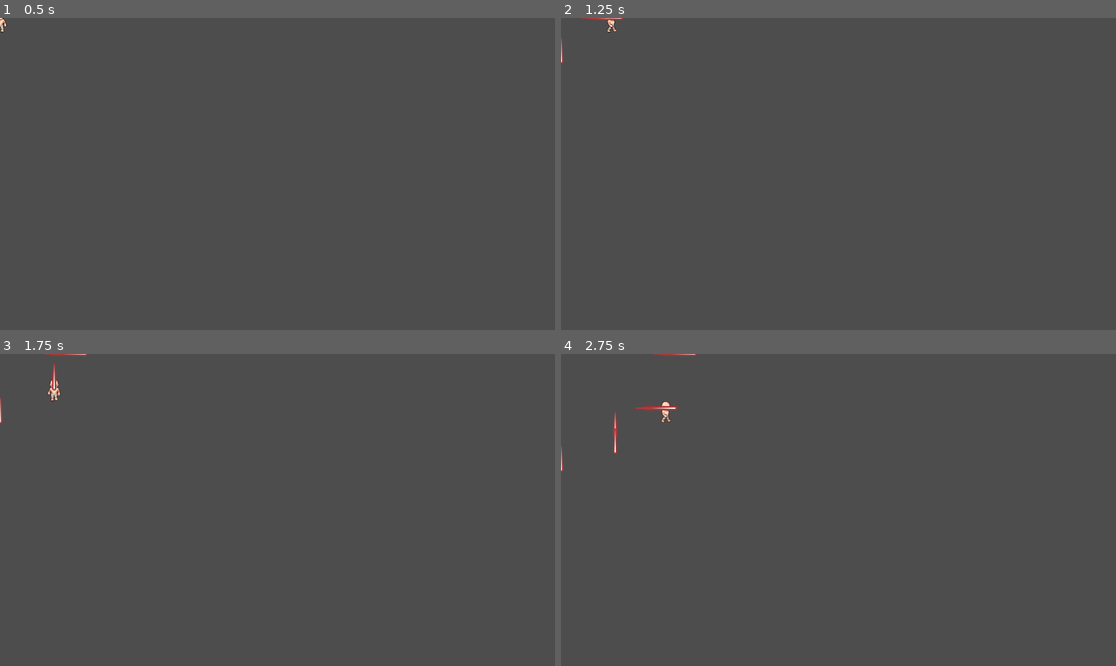
Above: before the commit, frames 1-4 (two rows, left to right).
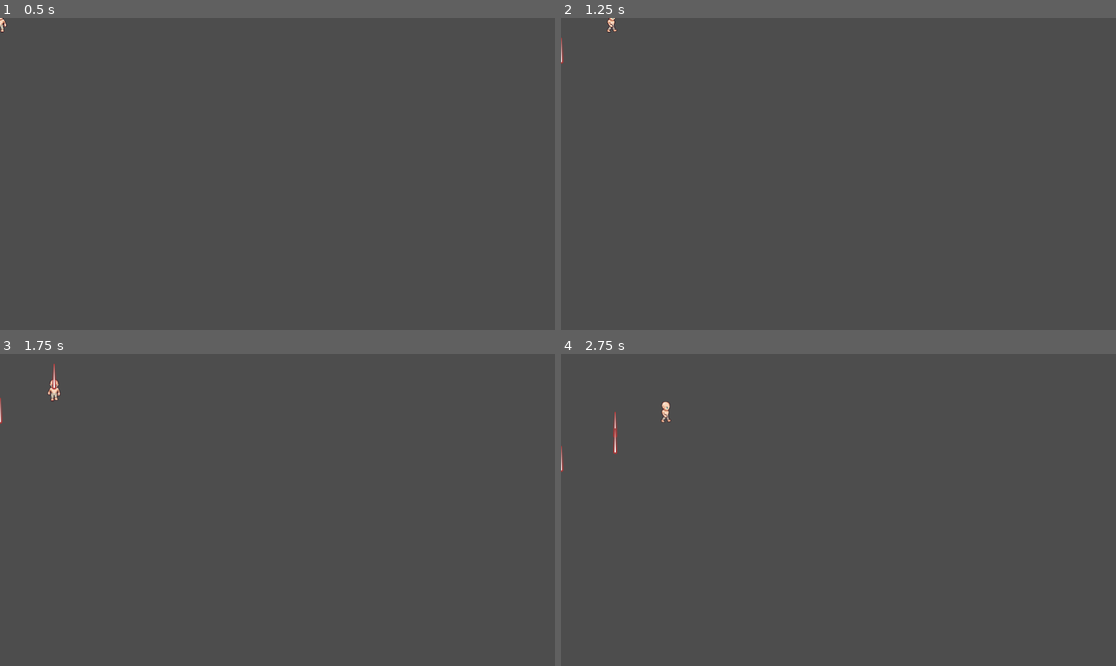
Above: after the commit, the same moments.

Repository: mattXmatt/GameJam3
Game: Godot game, scene res://scene/main_character_scene.tscn
Same seed, same stepped clock (60 frames per second), same inputs: the game is played once before the commit and once after it.
Inputs:
- Up to frame 1 (0.5 s): no input
- Up to frame 2 (1.25 s): tap Enter at 0.5 s; hold D (right) from 0.53 s (still down); hold Q (shoot) from 0.53 s (still down)
- Up to frame 3 (1.75 s): release D (right) at 1.28 s; release Q (shoot) at 1.28 s; hold S (backward) from 1.28 s (still down); tap Q (shoot) at 1.35 s
- Up to frame 4 (2.75 s): release S (backward) at 2.03 s; hold D (right) from 2.03 s (still down); hold Q (shoot) from 2.03 s (still down)

Frame 1 is identical in both runs. In frame 2, less than 0.1% of the frame differs, in the area x 3-12%, y 0-1%; in frame 3, less than 0.1%; in frame 4, 0.2%, in the area x 9-25%, y 0-28%.

Commit message:
fix : the player cannot shoot multiple projectile at onec no more

Diff:
--- a/script/main_character_scene.gd
+++ b/script/main_character_scene.gd
@@ -9,7 +9,7 @@
 
 # Called every frame. 'delta' is the elapsed time since the previous frame.
 func _process(delta):
-	if Input.is_action_pressed("shoot"):
+	if Input.is_action_just_pressed("shoot"):
 		shoot();
 
 func shoot():
